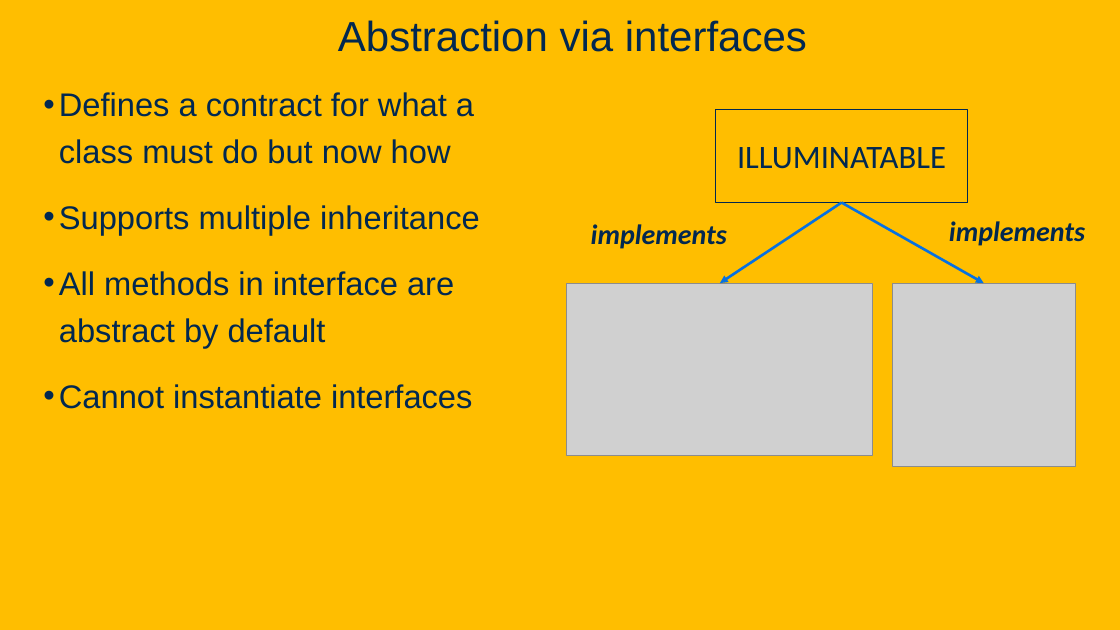
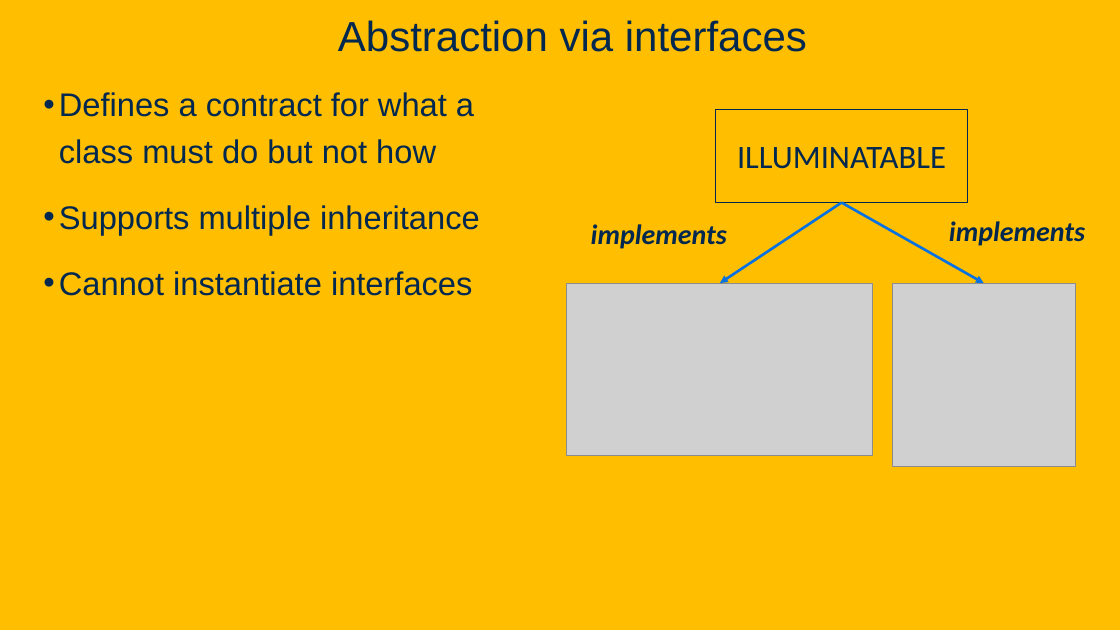
Before and after one commit to davsec-teaching/ECS_160, a slide deck: slide 9 of slides/DesignPatterns.pptx (slide 8 before the commit). Drawn at 1120x630 pixels with LibreOffice and Linux fonts; fonts in the diff are those of the drawing; grey boxes stand for pictures; background and template pictures are left out. Boxes give left, top, right and bottom in pixels: in the first picture for what was removed or moved away, otherwise in the second. Text is boxed around its words. In the diff, an @@ line names an element or a change of style, - is before the commit and + after.

```diff
--- a/slides/DesignPatterns.pptx
+++ b/slides/DesignPatterns.pptx
@@ text at (59, 92, 474, 164): text changed @@
-• Defines a contract for what a class must do but now how
+• Defines a contract for what a class must do but not how
@@ text at (59, 271, 454, 348): paragraph removed @@
-• All methods in interface are abstract by default
```
Also in this commit, not shown: 18 other slides changed, 1 slide added, 1 other file.
